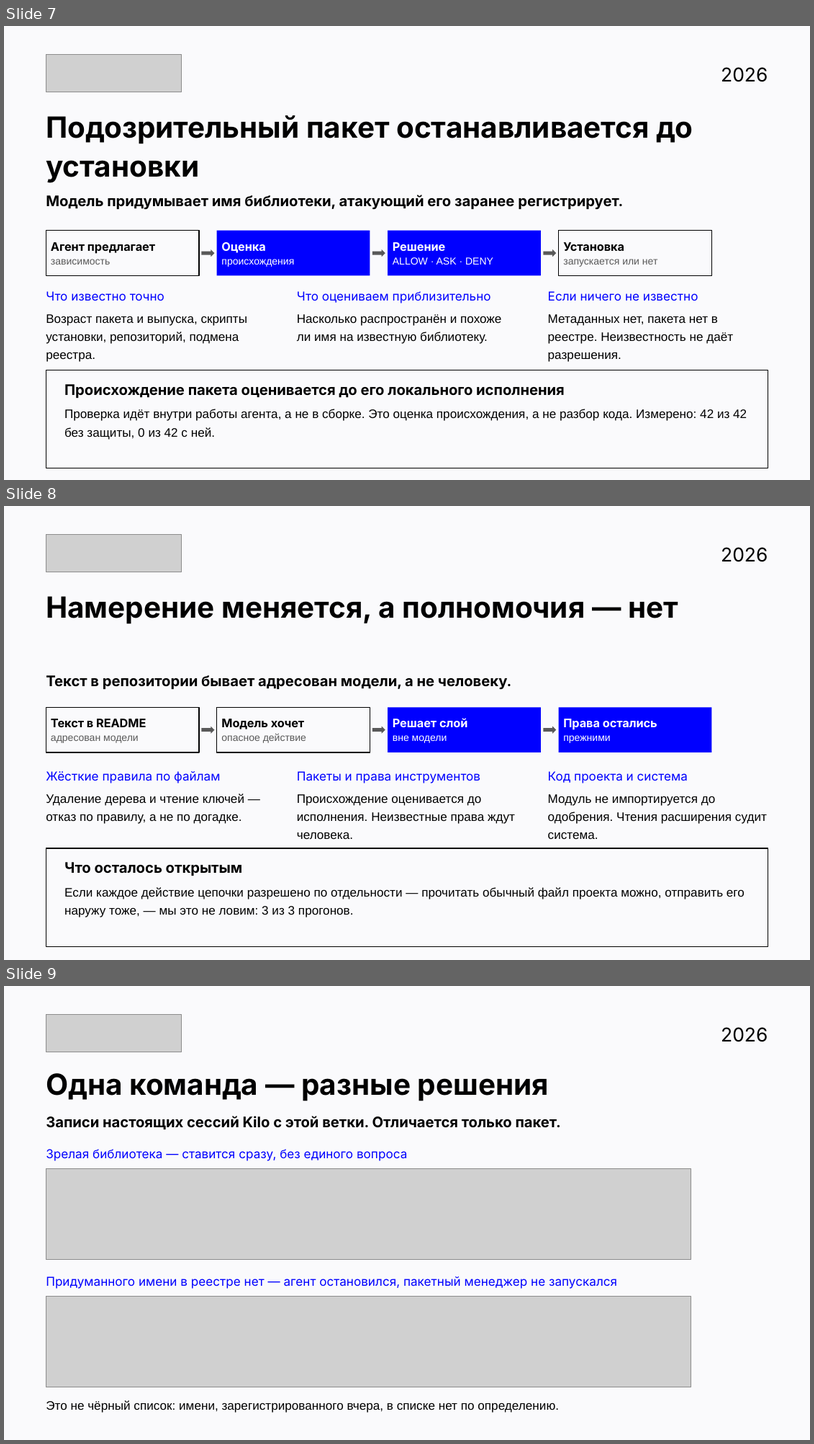
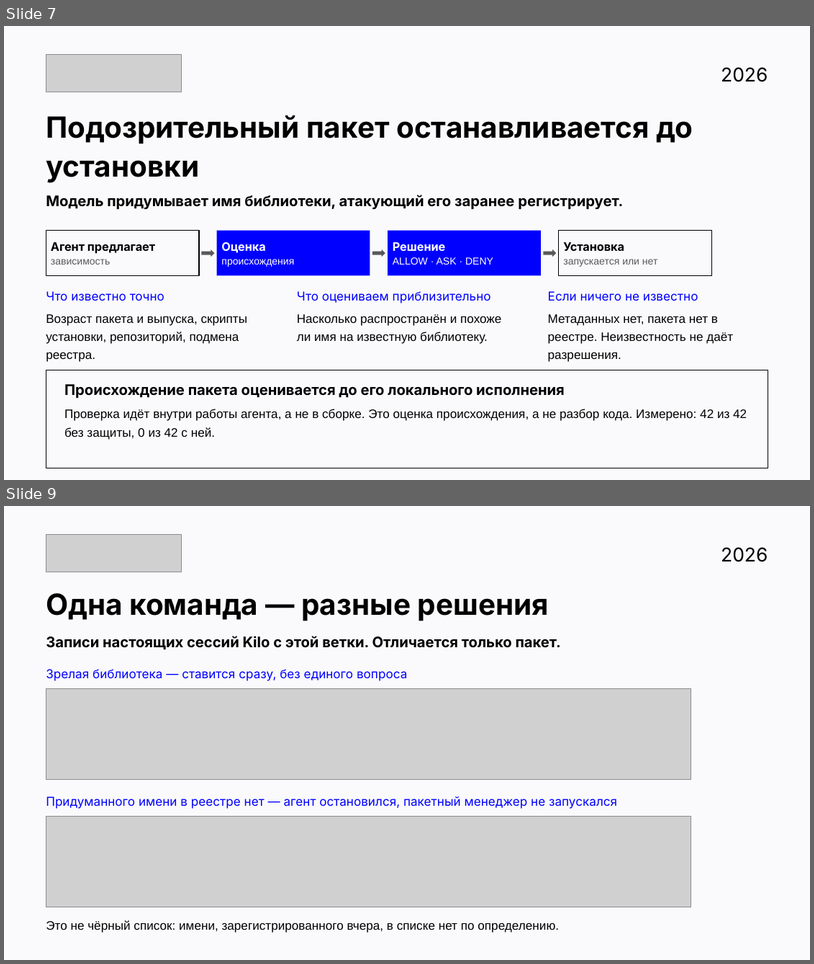
Before and after one commit to v0ropaev/kilocode, a slide deck: submission/Security-Auto-ATH.pptx. Shown one above the other, each under a label of ours: slides 7, 8 and 9 before the commit, slides 7 and 9 after it; the slides between them are not shown. The pictures are 814x1444 and 814x964 pixels, drawn with LibreOffice and Linux fonts; fonts in the diff are those of the drawing; grey boxes stand for pictures. Boxes give left, top, right and bottom in pixels: in the first picture for what was removed or moved away, otherwise in the second. Text is boxed around its words. In the diff, an @@ line names an element or a change of style, - is before the commit and + after.

```diff
--- a/submission/Security-Auto-ATH.pptx
+++ b/submission/Security-Auto-ATH.pptx
@@ slide 8 removed at bbox=[4, 506, 810, 960], background #FFFFFF @@
@@ picture removed at bbox=[46, 534, 181, 572] @@
@@ text removed at bbox=[721, 547, 768, 562] @@
-2026
@@ text removed at bbox=[46, 596, 679, 624] @@
-Намерение меняется, а полномочия — нет
@@ text removed at bbox=[46, 675, 512, 690] @@
-Текст в репозитории бывает адресован модели, а не человеку.
@@ rectangle removed at bbox=[46, 707, 199, 752] @@
-Текст в README
-адресован модели
@@ rectangle removed at bbox=[217, 707, 370, 752] @@
-Модель хочет
-опасное действие
@@ rectangle removed at bbox=[388, 707, 541, 752] @@
-Решает слой
-вне модели
@@ rectangle removed at bbox=[559, 707, 712, 752] @@
-Права остались
-прежними
@@ right arrow removed at bbox=[201, 726, 214, 734] @@
@@ right arrow removed at bbox=[373, 726, 386, 734] @@
@@ right arrow removed at bbox=[543, 726, 556, 734] @@
@@ text removed at bbox=[46, 771, 220, 783] @@
-Жёсткие правила по файлам
@@ text removed at bbox=[297, 771, 481, 783] @@
-Пакеты и права инструментов
@@ text removed at bbox=[548, 771, 688, 783] @@
-Код проекта и система
@@ text removed at bbox=[46, 793, 244, 824] @@
-Удаление дерева и чтение ключей — отказ по правилу, а не по догадке.
@@ text removed at bbox=[297, 794, 515, 839] @@
-Происхождение оценивается до исполнения. Неизвестные права ждут человека.
@@ text removed at bbox=[548, 794, 767, 839] @@
-Модуль не импортируется до одобрения. Чтения расширения судит система.
@@ rectangle removed at bbox=[46, 848, 769, 947] @@
-Что осталось открытым
-Если каждое действие цепочки разрешено по отдельности — прочитать обычный файл проекта можно, отправить его наружу тоже, — мы это не ловим: 3 из 3 прогонов.
```
Also in this commit, not shown: 4 slides changed, 2 slides added, 1 other slide removed, 25 other files.
